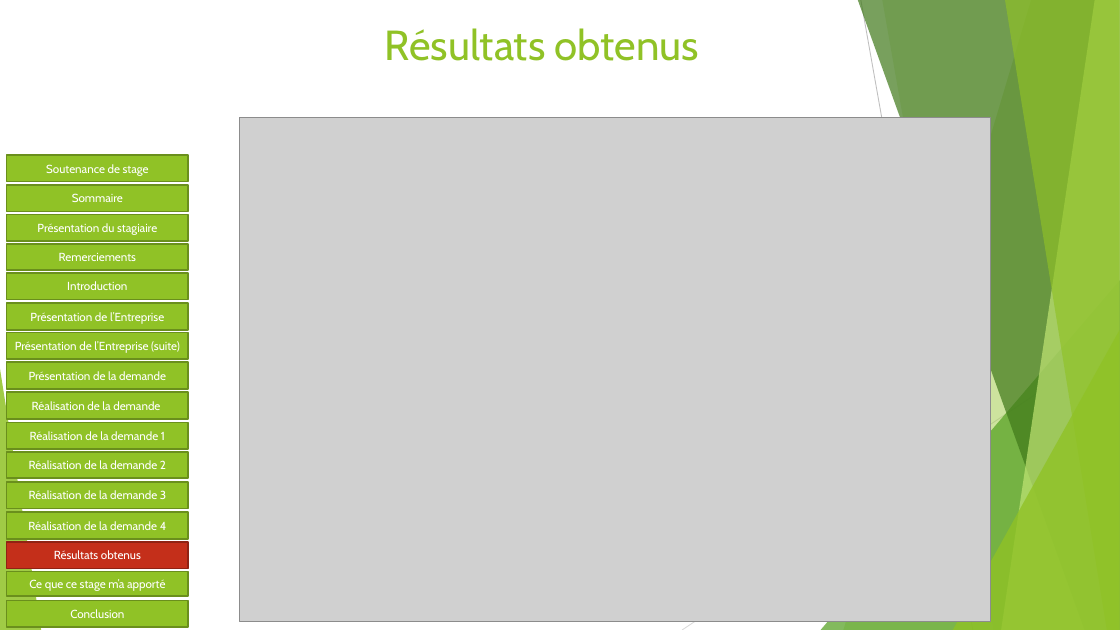
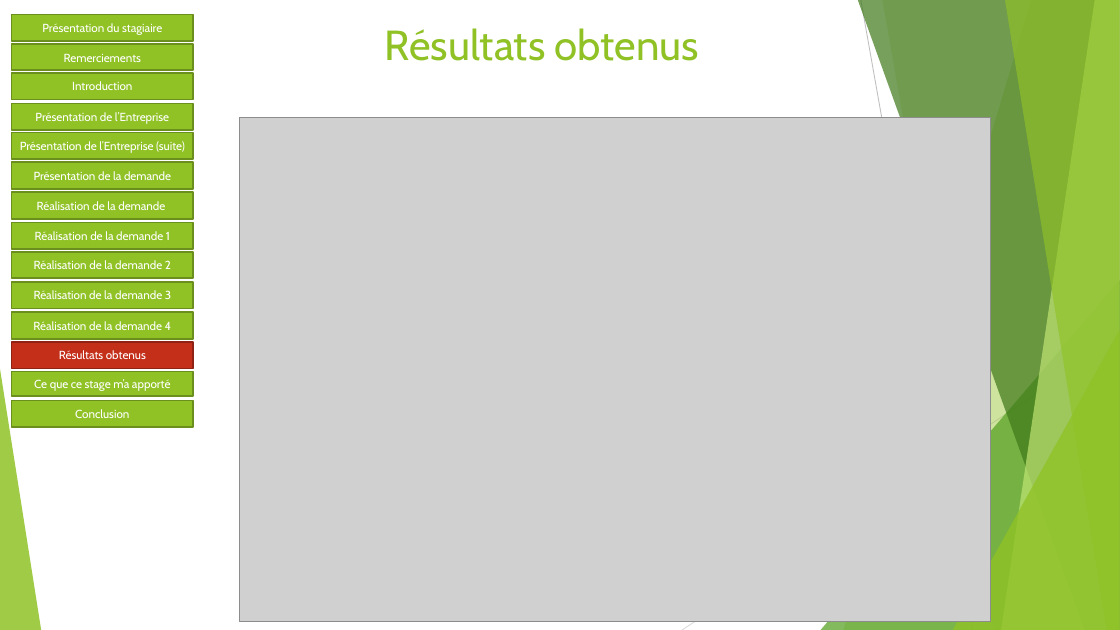
Before and after one commit to Sophie36/LASERSTORE, a slide deck: slide 14 of SOUTENANCE/Soutenance de stage.pptx. Drawn at 1120x630 pixels with LibreOffice and Linux fonts; fonts in the diff are those of the drawing; grey boxes stand for pictures. Boxes give left, top, right and bottom in pixels: in the first picture for what was removed or moved away, otherwise in the second. Text is boxed around its words. In the diff, an @@ line names an element or a change of style, - is before the commit and + after.

```diff
--- a/SOUTENANCE/Soutenance de stage.pptx
+++ b/SOUTENANCE/Soutenance de stage.pptx
@@ 14 rectangles: place and size @@
-14 rectangles at box(7, 214, 188, 628)
+14 rectangles at box(12, 14, 193, 428)
@@ rectangle removed at box(7, 155, 188, 182) @@
-Soutenance de stage
@@ rectangle removed at box(7, 185, 188, 212) @@
-Sommaire
```
Also in this commit, not shown: 15 other slides changed.
